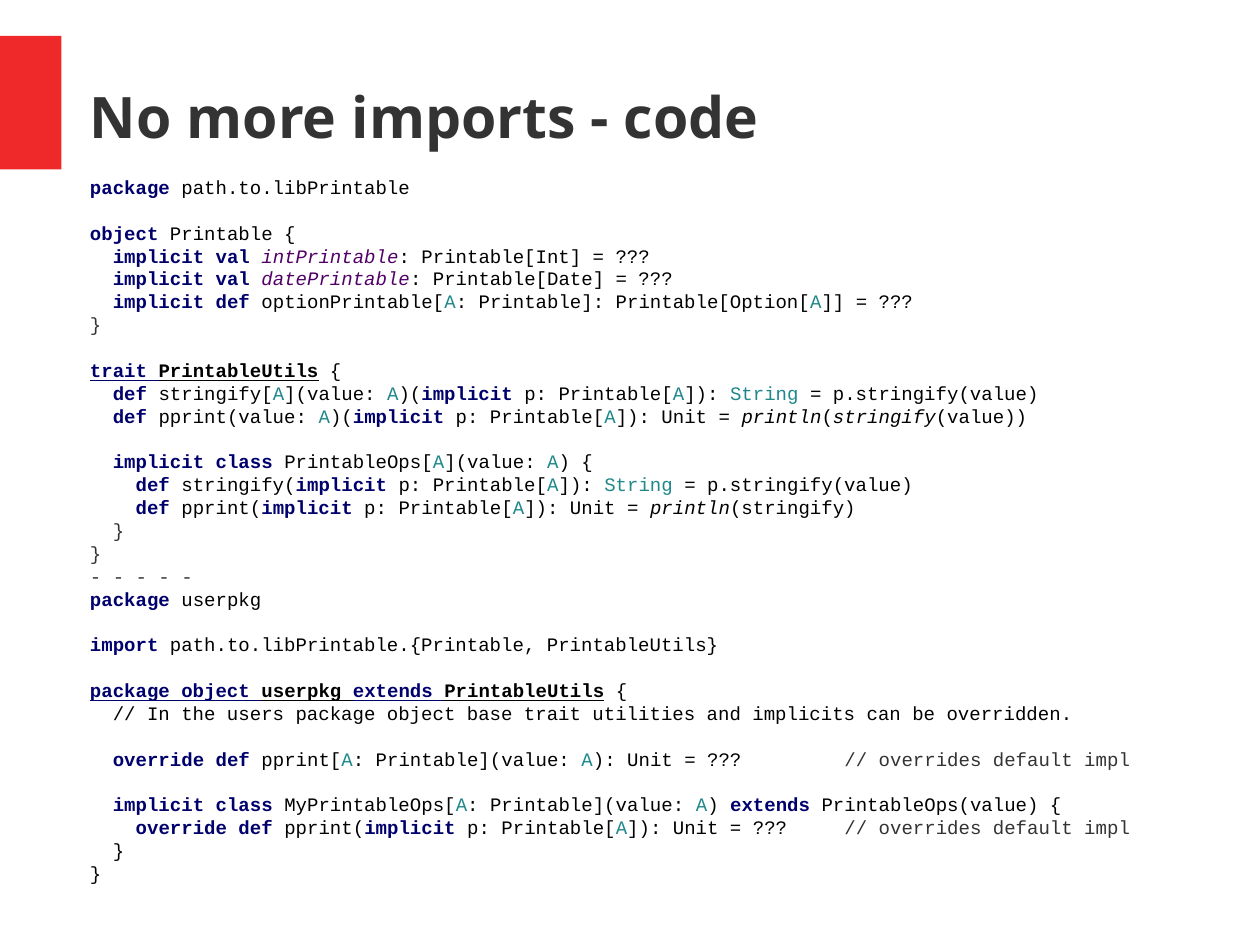
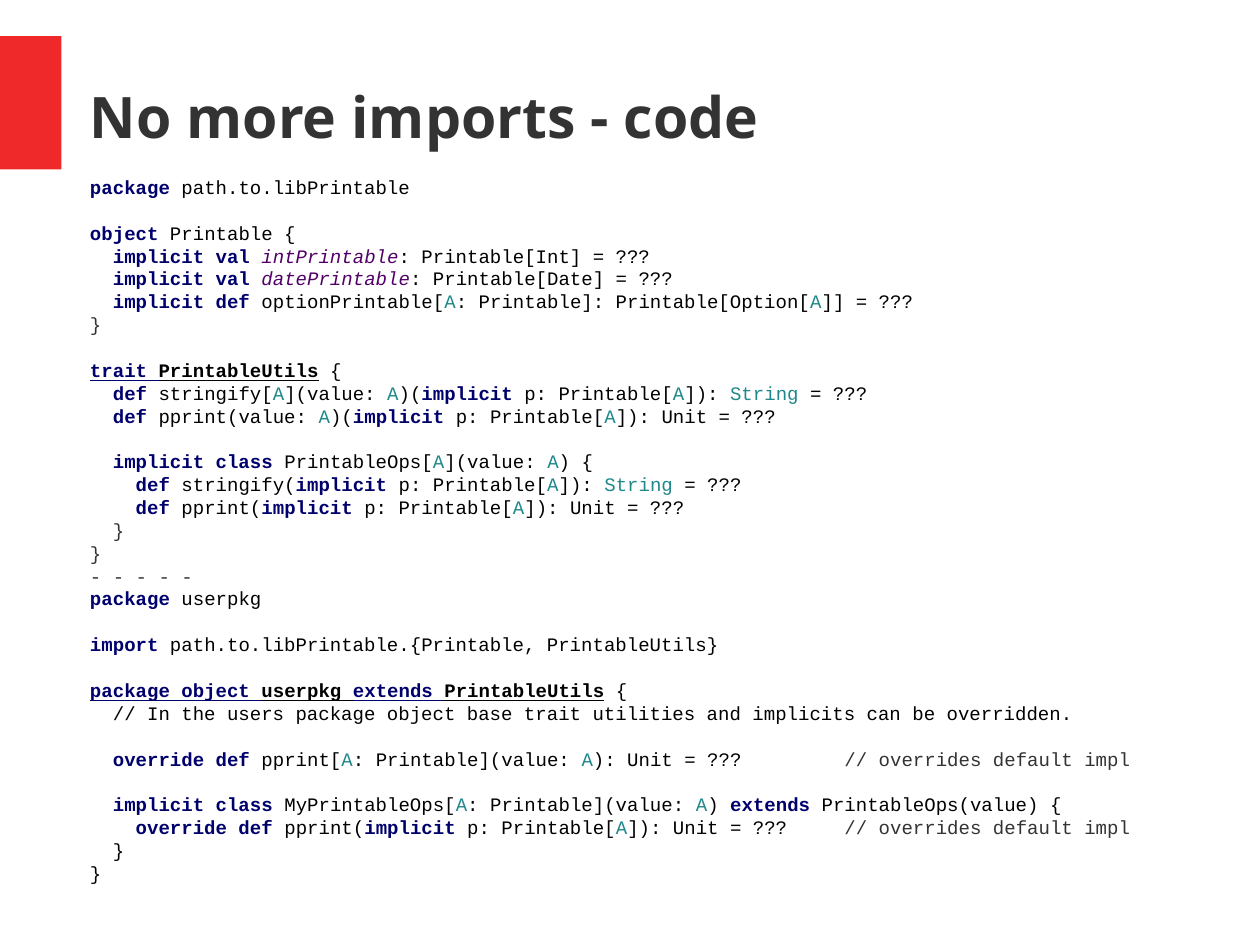
Before and after one commit to hermannhueck/typeclasses, a slide deck: slide 33 of Slides/TypeClasses.pptx. Drawn at 1260x945 pixels with LibreOffice and Linux fonts; fonts in the diff are those of the drawing. Boxes give left, top, right and bottom in pixels: in the first picture for what was removed or moved away, otherwise in the second. Text is boxed around its words. In the diff, an @@ line names an element or a change of style, - is before the commit and + after.

```diff
--- a/Slides/TypeClasses.pptx
+++ b/Slides/TypeClasses.pptx
@@ text at (x1=113, y1=386, x2=799, y2=427): text changed @@
-def stringify[A](value: A)(implicit p: Printable[A]): String = p.stringify(value)
-def pprint(value: A)(implicit p: Printable[A]): Unit = println(stringify(value))
+def stringify[A](value: A)(implicit p: Printable[A]): String = ???
+def pprint(value: A)(implicit p: Printable[A]): Unit = ???
@@ text at (x1=136, y1=478, x2=673, y2=518): text changed @@
-def stringify(implicit p: Printable[A]): String = p.stringify(value)
-def pprint(implicit p: Printable[A]): Unit = println(stringify)
+def stringify(implicit p: Printable[A]): String = ???
+def pprint(implicit p: Printable[A]): Unit = ???
```
Also in this commit, not shown: 12 other slides changed, 1 other file.
